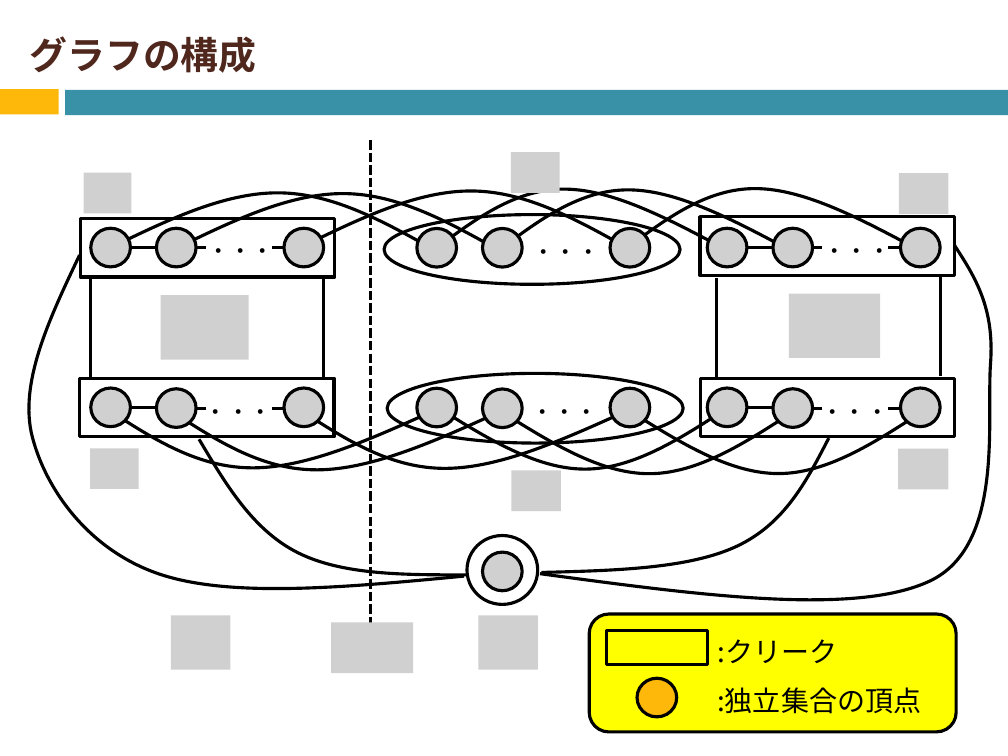
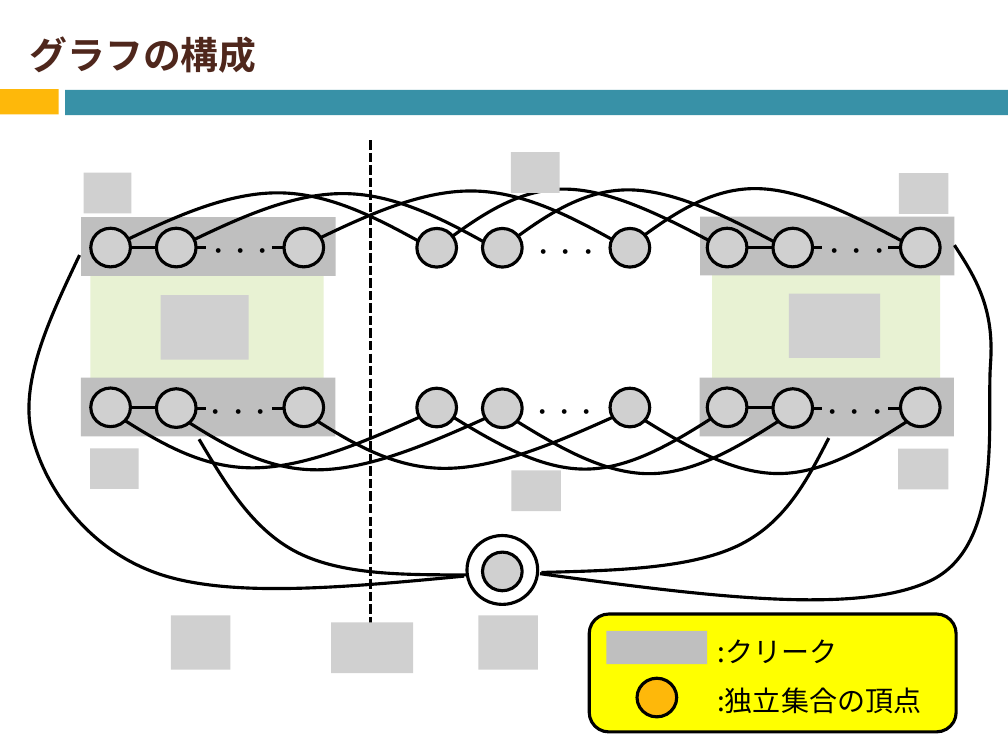
Before and after one commit to Izulabo-nitech/Distributed_Complexity_of_k-Maximal_Independent_Set_Verification, a slide deck: slide 30 of LAsy/LA用発表資料.pptx (slide 31 before the commit). Drawn at 1008x756 pixels with LibreOffice and Linux fonts; fonts in the diff are those of the drawing; grey boxes stand for pictures. Boxes give left, top, right and bottom in pixels: in the first picture for what was removed or moved away, otherwise in the second. Text is boxed around its words. In the diff, an @@ line names an element or a change of style, - is before the commit and + after.

```diff
--- a/LAsy/LA用発表資料.pptx
+++ b/LAsy/LA用発表資料.pptx
@@ fill none to #BFBFBF; outline #000000 2.25 pt to none in 5 elements at <box>607,631,708,664</box>, <box>700,217,954,275</box>, <box>700,378,954,436</box>, <box>81,378,335,436</box>, <box>82,218,336,276</box> @@
@@ ellipse removed at <box>384,215,680,284</box> @@
@@ line removed from (91, 277) to (91, 378) @@
@@ rectangle added at <box>91,274,325,383</box>, fill #E8F2D3 @@
@@ line removed from (324, 278) to (324, 379) @@
@@ rectangle added at <box>713,272,940,381</box>, fill #E8F2D3 @@
@@ line removed from (717, 278) to (717, 379) @@
@@ line removed from (940, 275) to (940, 376) @@
@@ ellipse removed at <box>387,373,683,443</box> @@
```
Also in this commit, not shown: 9 other slides changed, 1 slide removed.
